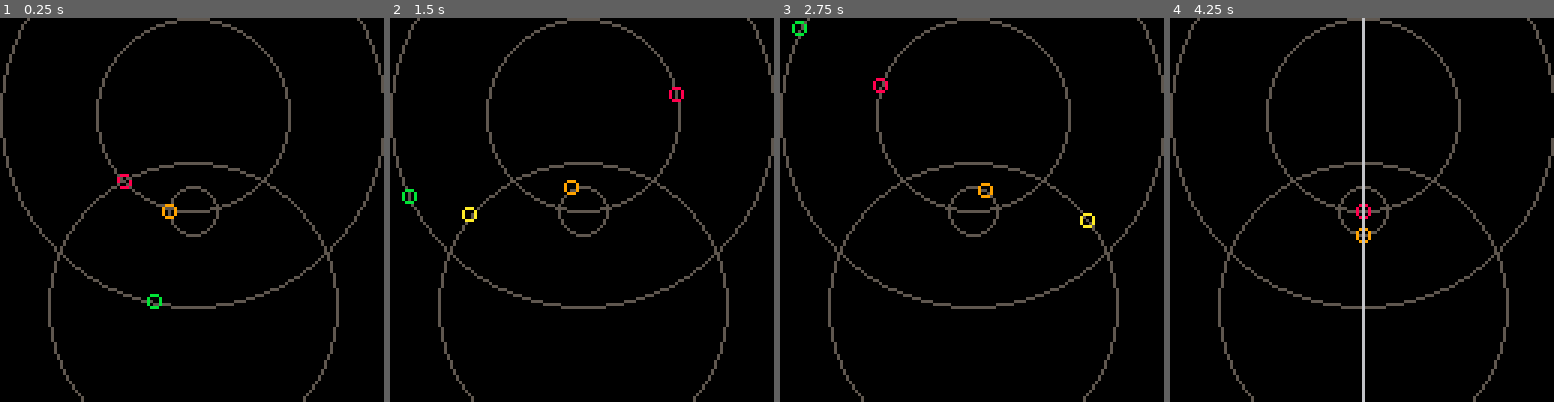
Above: before the commit, frames 1-4 (left to right).
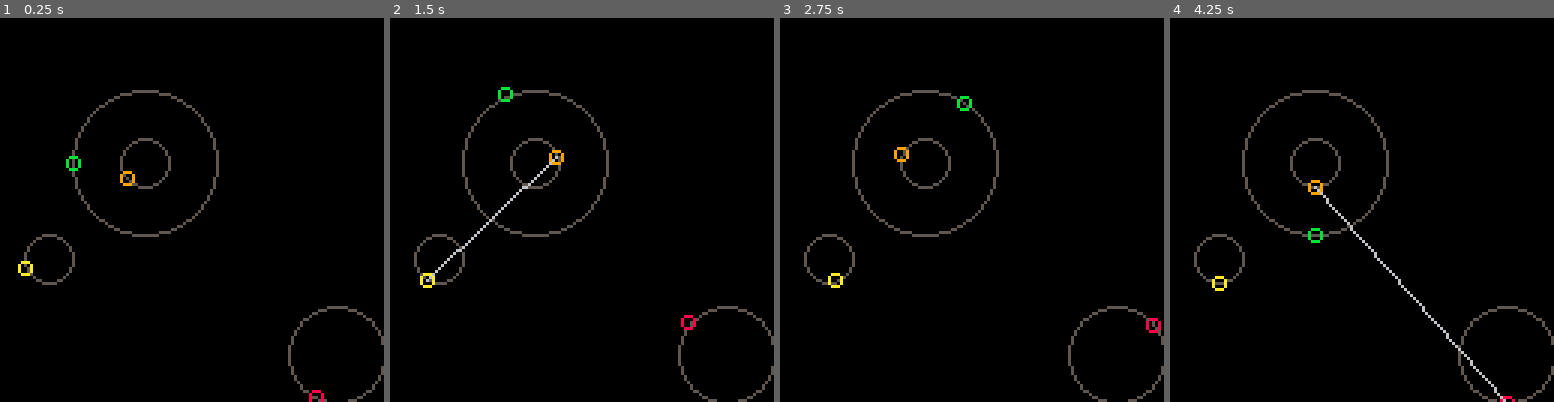
Above: after the commit, the same moments.

Repository: adam-sporka/pico-8-projects
Game: PICO-8 cartridge incomplete/proximity-makes-sound.p8
Same seed, same stepped clock (60 frames per second), same inputs: the game is played once before the commit and once after it.
Inputs:
- Up to frame 1 (0.25 s): no input
- Up to frame 2 (1.5 s): no input
- Up to frame 3 (2.75 s): no input
- Up to frame 4 (4.25 s): no input

The runs differ from the first frame. In frame 1, 6.0% of the frame differs, in the area x 0-100%, y 0-100%; in frame 2, 6.4%; in frame 3, 6.2%; in frame 4, 7.1%.

Commit message:
Proximity Makes Sound: Ragtime scene

Diff:
--- a/incomplete/proximity-makes-sound.p8
+++ b/incomplete/proximity-makes-sound.p8
@@ -40,7 +40,7 @@
 	add(links,l)
 end
 
-function _init()
+function default_scene()
 	a=new_disc(64,32,32,0,1)
 	b=new_disc(64,64,8,0,2)
 	c=new_disc(64,96,48,0,.5)
@@ -48,6 +48,33 @@
 	new_link(a,b)
  new_link(b,c)
  new_link(a,d)
+end
+
+function ragtime()
+	a=new_disc(112,112, 16,0,0.5)
+	b=new_disc( 48, 48,  8,0,1.0)
+	c=new_disc( 16, 80,  8,0,1.5)
+	d=new_disc( 48, 48, 24,0,2.0)
+	new_link(a,b)
+ new_link(b,c)
+ new_link(a,d)
+end
+
+function random_scene()
+	for i=1,4 do
+		x=flr(rnd()*4)*32+16
+		y=flr(rnd()*4)*32+16
+		r=flr(rnd()*4)*8
+		new_disc(x,y,r,0,i/2)
+		if i>1 then
+			new_link(i-1,i)
+		end
+	end
+end
+
+function _init()
+	--random_scene()
+	ragtime()
 end
 
 function get_disc_pos(i)
